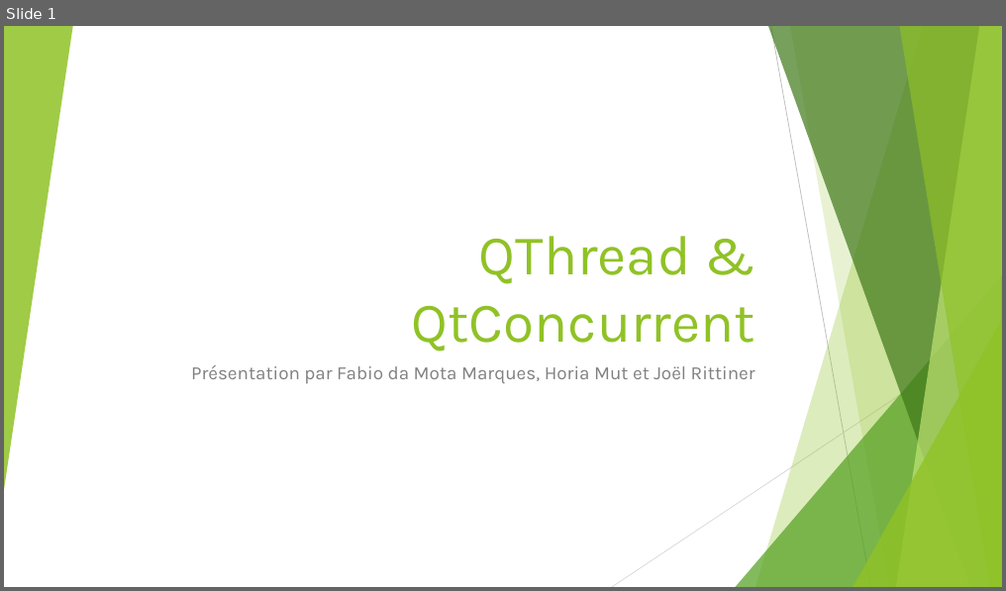
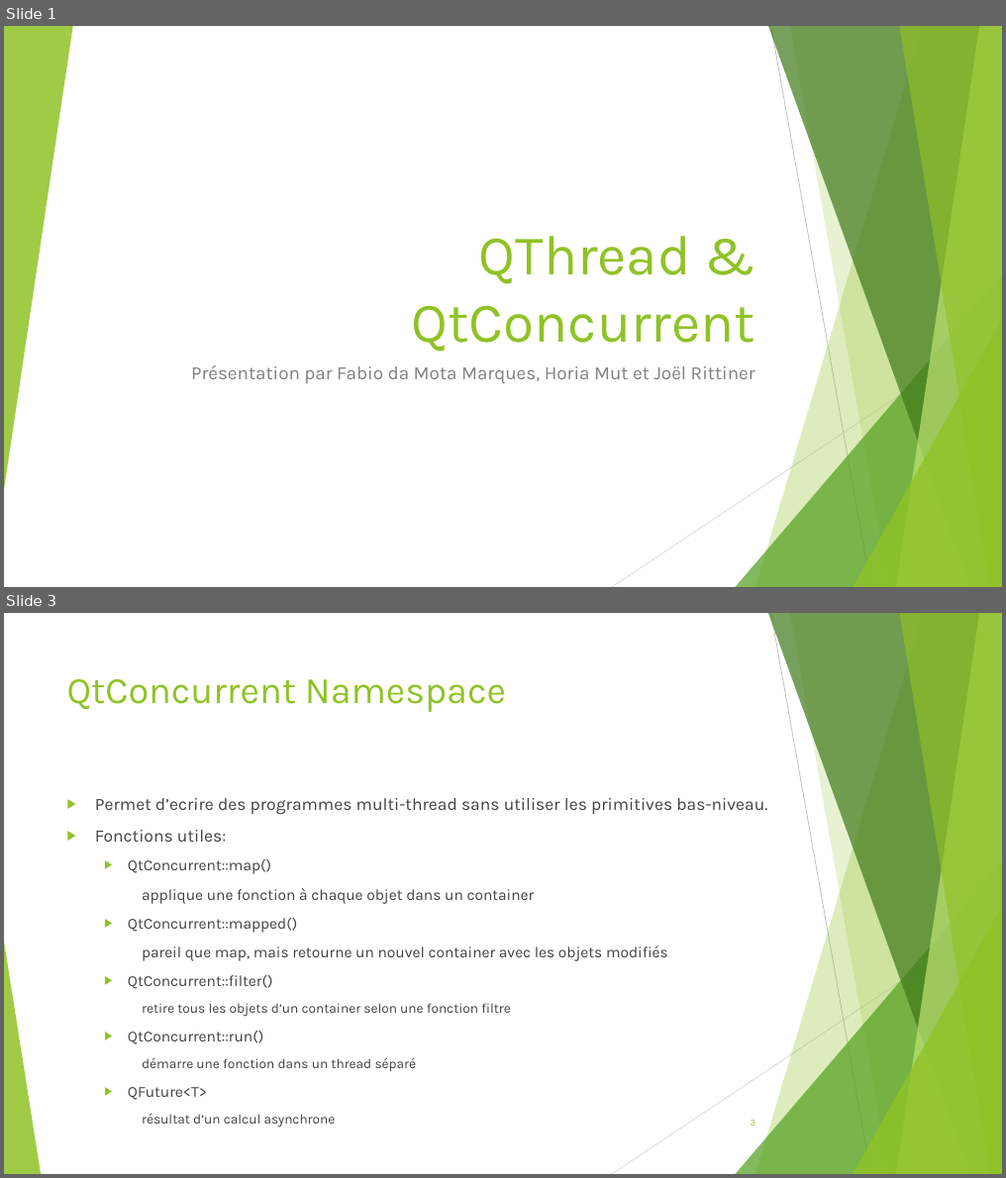
Before and after one commit to Drakesinger/QtConcurrent-Barber, a slide deck: presentation/QThread & QtConcurrent.pptx. Shown one above the other, each under a label of ours: slide 1 before the commit, slides 1 and 3 after it; the slides between them are not shown. The pictures are 1006x591 and 1006x1178 pixels, drawn with LibreOffice and Linux fonts; fonts in the diff are those of the drawing. Boxes give left, top, right and bottom in pixels: in the first picture for what was removed or moved away, otherwise in the second. Text is boxed around its words. In the diff, an @@ line names an element or a change of style, - is before the commit and + after.

```diff
--- a/presentation/QThread & QtConcurrent.pptx
+++ b/presentation/QThread & QtConcurrent.pptx
@@ slide 3 added at [4, 613, 1002, 1174], background #FFFFFF; not listed: 9 template elements that a slide beside it also shows @@
@@ title added at [67, 679, 506, 712], 36 pt, text #90C226 @@
+QtConcurrent Namespace
@@ text added at [95, 798, 767, 1100], 14.8 pt, text #404040 @@
+▶ Permet d’ecrire des programmes multi-thread sans utiliser les primitives bas-niveau.
+▶ Fonctions utiles:
+  ▶ QtConcurrent::map()
+  applique une fonction à chaque objet dans un container
+  ▶ QtConcurrent::mapped()
+  pareil que map, mais retourne un nouvel container avec les objets modifiés
+  ▶ QtConcurrent::filter()
+    retire tous les objets d’un container selon une fonction filtre
+  ▶ QtConcurrent::run()
+    démarre une fonction dans un thread séparé
+  ▶ QFuture<T>
+    résultat d’un calcul asynchrone
@@ triangle added at [4, 942, 41, 1174], fill #90C226 at 85% opacity @@
@@ page number added at [750, 1120, 756, 1126], 9 pt, text #90C226 @@
+3
```
Also in this commit, not shown: 8 slides changed, 5 other slides added, 2 slides removed, 1 other file.
